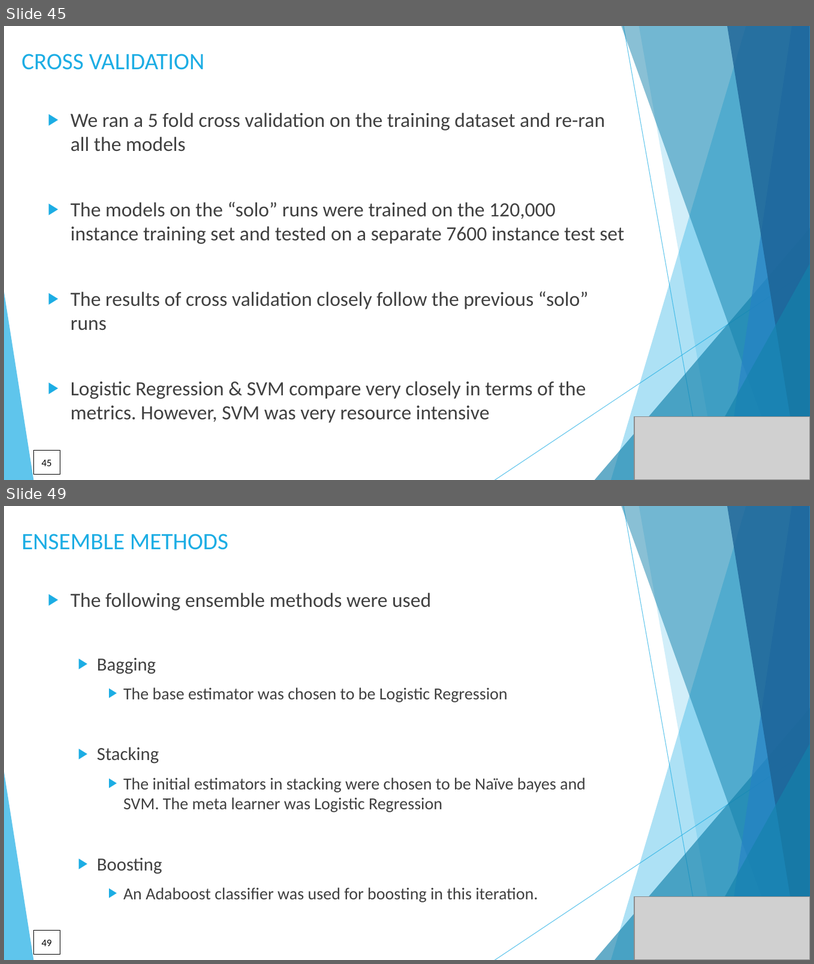
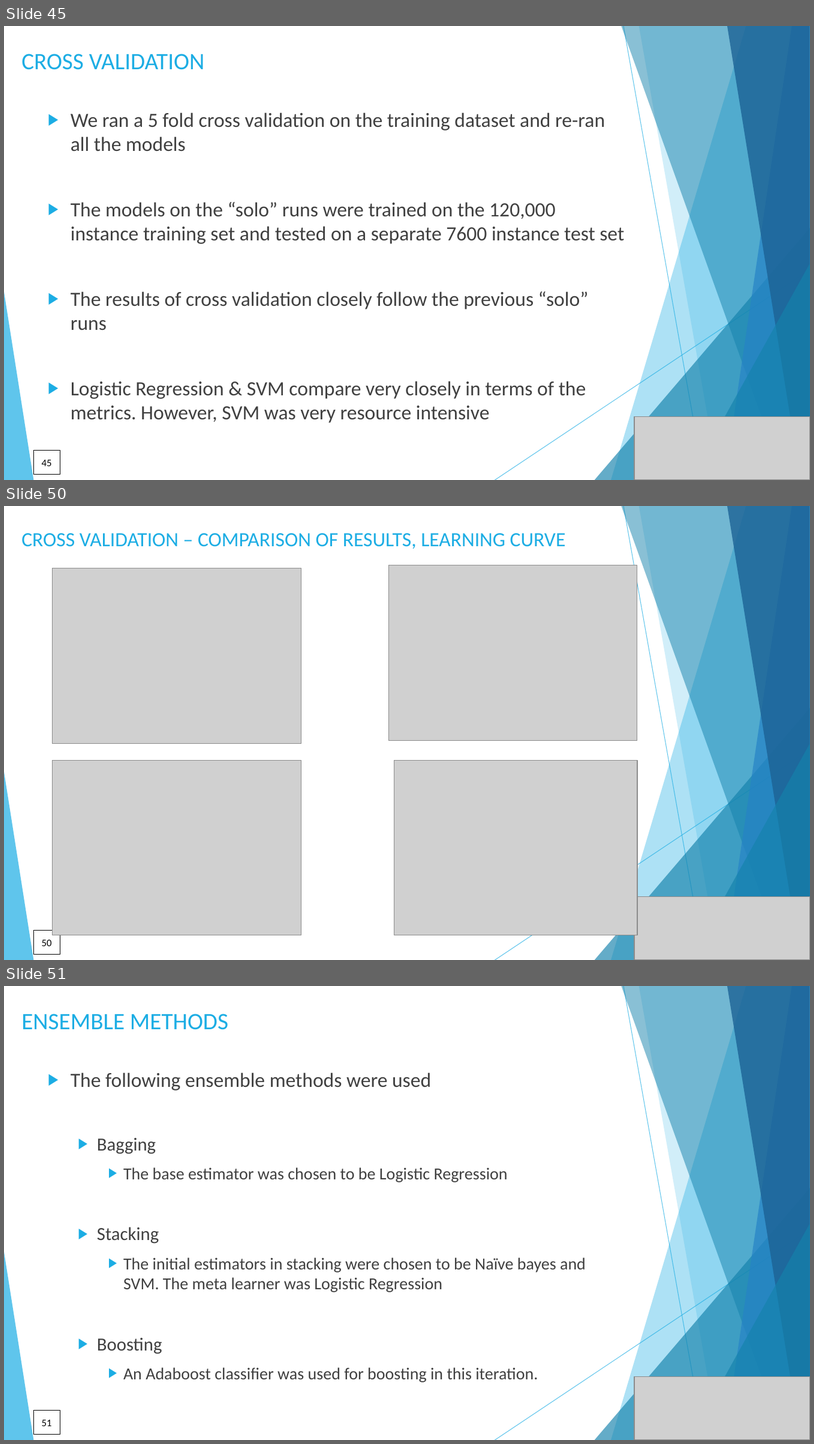
Before and after one commit to DataKnightsAI/Text-Classification-for-News-Summaries, a slide deck: presentation/CSML-1010-Group 20-project final presentation.pptx. Shown one above the other, each under a label of ours: slides 45 and 49 before the commit, slides 45, 50 and 51 after it; the slides between them are not shown. The pictures are 814x964 and 814x1444 pixels, drawn with LibreOffice and Linux fonts; fonts in the diff are those of the drawing; grey boxes stand for pictures. Boxes give left, top, right and bottom in pixels: in the first picture for what was removed or moved away, otherwise in the second. Text is boxed around its words. In the diff, an @@ line names an element or a change of style, - is before the commit and + after.

```diff
--- a/presentation/CSML-1010-Group 20-project final presentation.pptx
+++ b/presentation/CSML-1010-Group 20-project final presentation.pptx
@@ slide 50 added at (4,506,810,960), background #FFFFFF; not listed: 10 template elements that a slide beside it also shows @@
@@ text added at (21,533,566,549), 24 pt, text #1CADE4 @@
+CROSS VALIDATION – COMPARISON OF RESULTS, LEARNING CURVE
@@ picture added at (53,568,301,743) @@
@@ picture added at (389,565,638,740) @@
@@ picture added at (53,760,301,935) @@
@@ picture added at (395,760,638,935) @@
@@ picture added at (635,896,810,960) @@
@@ page number added at (33,930,60,954), outline #000000 0.75 pt, 12 pt, text #000000 @@
+50
@@ what was slide 49 is now slide 51 @@
@@ page number at (42,1419,52,1426): text changed @@
-49
+51
```
Also in this commit, not shown: 3 slides changed, 4 other slides added.
